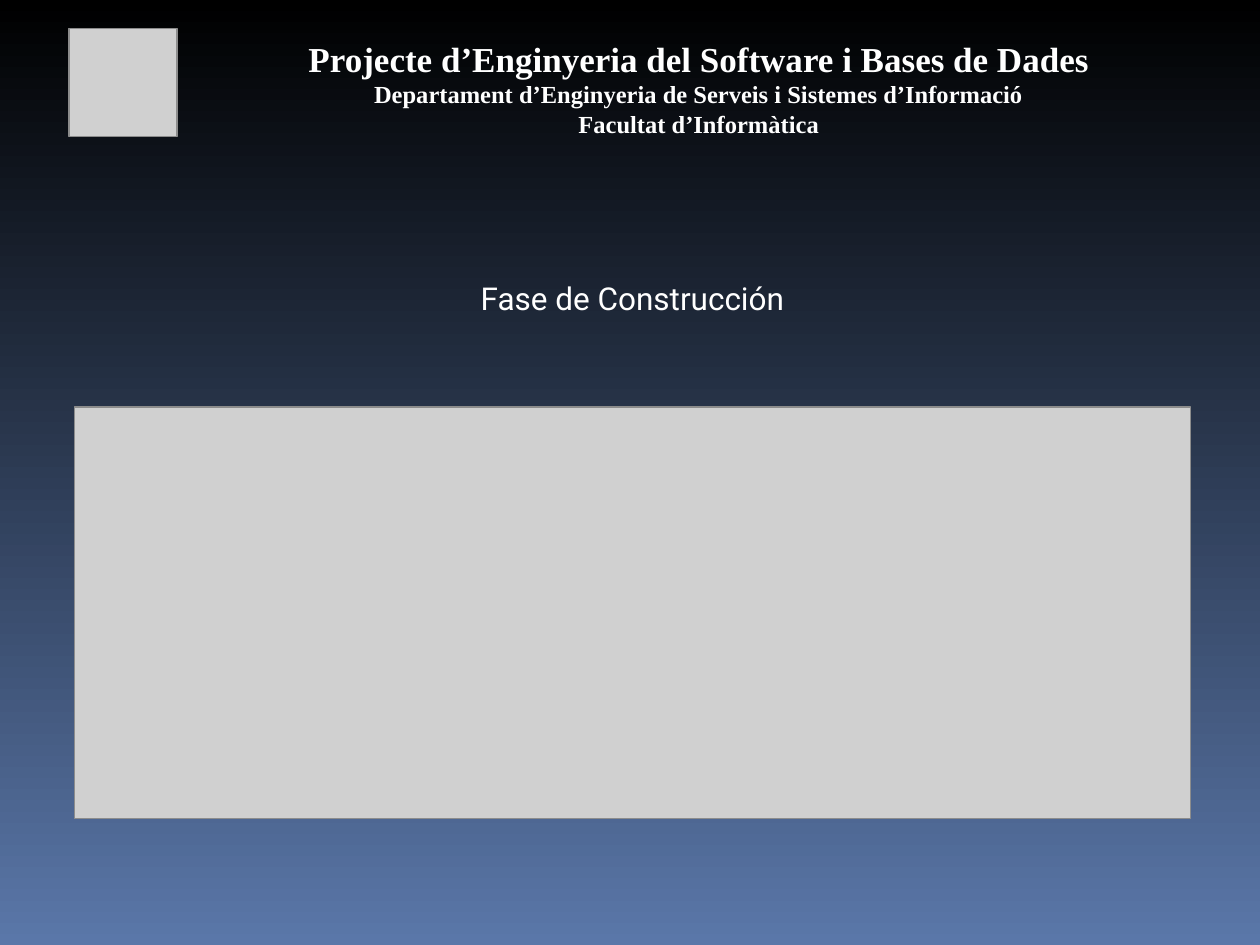
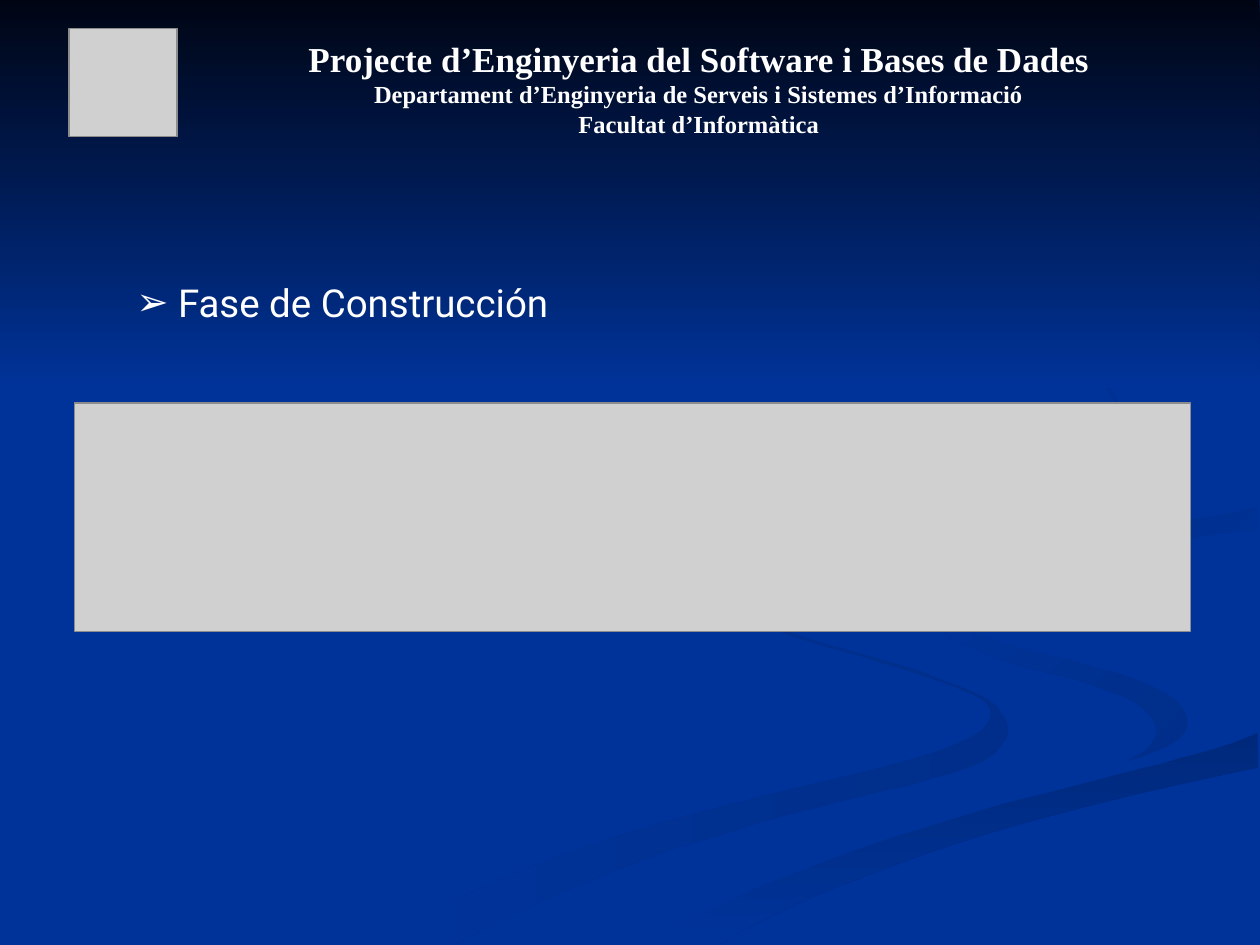
Before and after one commit to mvm9289/escfib, a slide deck: slide 22 of Docs/0910Q2-08-E-1.0-Presentacion.ppt (slide 23 before the commit). Drawn at 1260x945 pixels with LibreOffice and Linux fonts; fonts in the diff are those of the drawing; grey boxes stand for pictures. Boxes give left, top, right and bottom in pixels: in the first picture for what was removed or moved away, otherwise in the second. Text is boxed around its words. In the diff, an @@ line names an element or a change of style, - is before the commit and + after.

```diff
--- a/Docs/0910Q2-08-E-1.0-Presentacion.ppt
+++ b/Docs/0910Q2-08-E-1.0-Presentacion.ppt
@@ background gradient #000000 to #5A77A9 to #003399 @@
@@ group added at [0, 0, 1260, 944]: 7 freeform shapes @@
@@ text "Fase de Construcción" at [178, 288, 548, 318]: size 18 to 22 pt; alignment centre to left; bullet none to ➢ @@
@@ picture: place and size @@
-picture at [74, 407, 1191, 819]
+picture at [74, 403, 1191, 631]
```
Also in this commit, not shown: 23 other slides changed, 1 slide removed.
